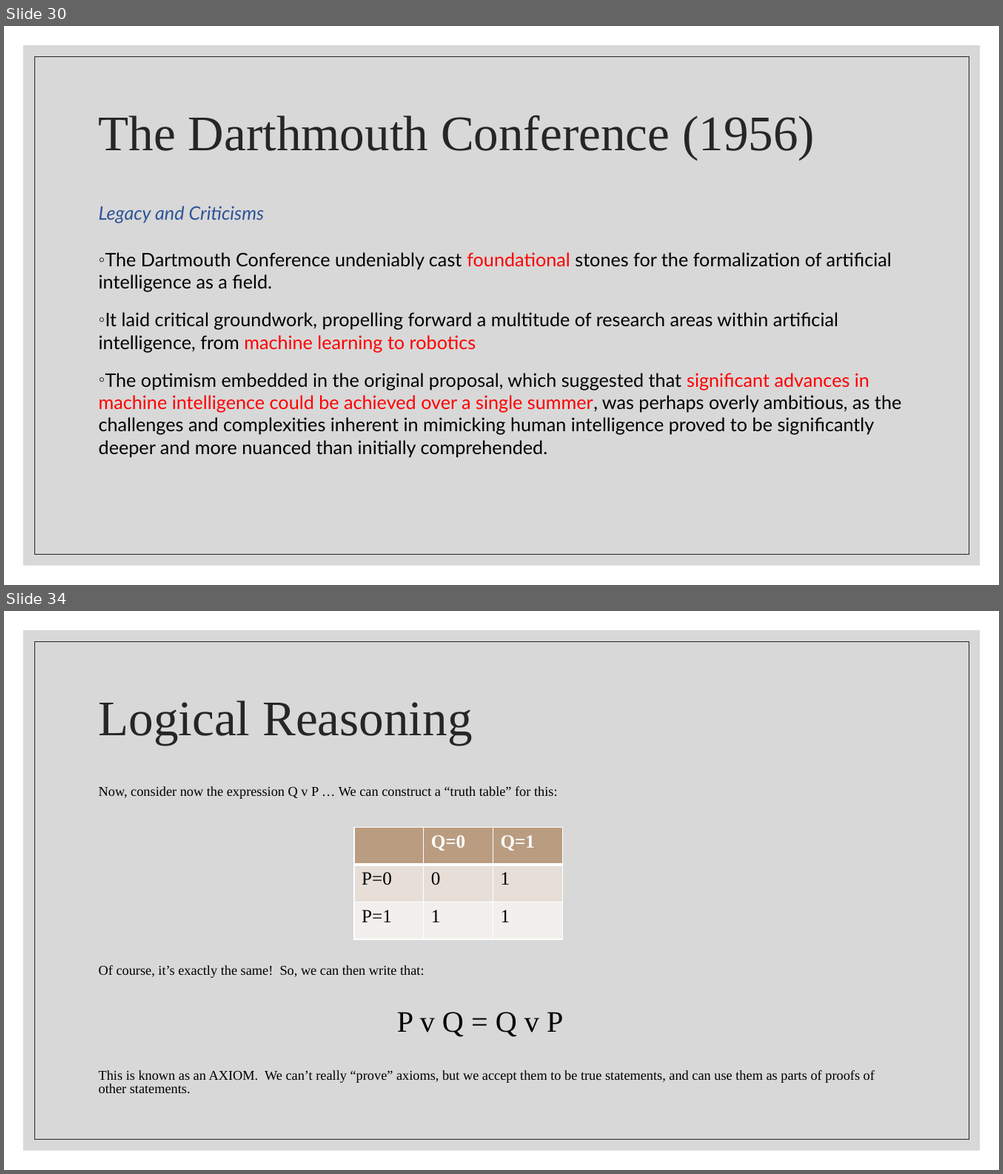
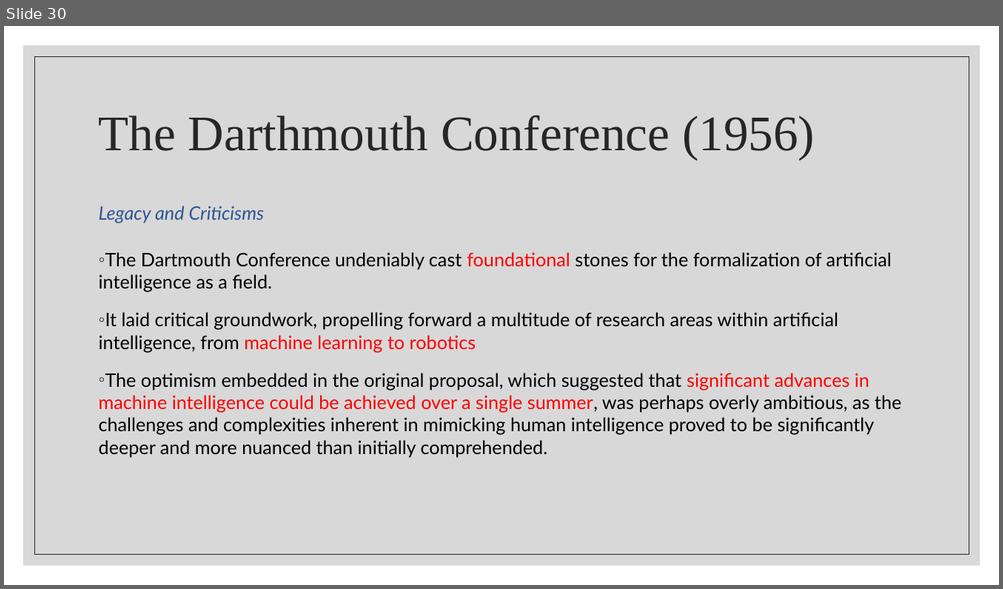
Before and after one commit to wutmeownow/phys441, a slide deck: JupyterNotebooks/LLS/Lecture3.pptx. Shown one above the other, each under a label of ours: slides 30 and 34 before the commit, slide 30 after it; the slides between them are not shown. The pictures are 1003x1174 and 1003x589 pixels, drawn with LibreOffice and Linux fonts; fonts in the diff are those of the drawing. Boxes give left, top, right and bottom in pixels: in the first picture for what was removed or moved away, otherwise in the second. Text is boxed around its words. In the diff, an @@ line names an element or a change of style, - is before the commit and + after.

```diff
--- a/JupyterNotebooks/LLS/Lecture3.pptx
+++ b/JupyterNotebooks/LLS/Lecture3.pptx
@@ slide 34 removed at (x1=4, y1=611, x2=999, y2=1170), background #FFFFFF; not listed: 2 template elements that a slide beside it also shows @@
@@ title removed at (x1=99, y1=701, x2=472, y2=744) @@
-Logical Reasoning
@@ text removed at (x1=99, y1=786, x2=874, y2=1093) @@
-Now, consider now the expression Q v P … We can construct a “truth table” for this:
-Of course, it’s exactly the same! So, we can then write that:
-P v Q = Q v P
-This is known as an AXIOM. We can’t really “prove” axioms, but we accept them to be true statements, and can use them as parts of proofs of other statements.
@@ table removed at (x1=354, y1=827, x2=562, y2=940), 3 rows, 3 columns @@
- | Q=0 | Q=1
-P=0 | 0 | 1
-P=1 | 1 | 1
```
Also in this commit, not shown: 12 other slides removed, 2 other files.
